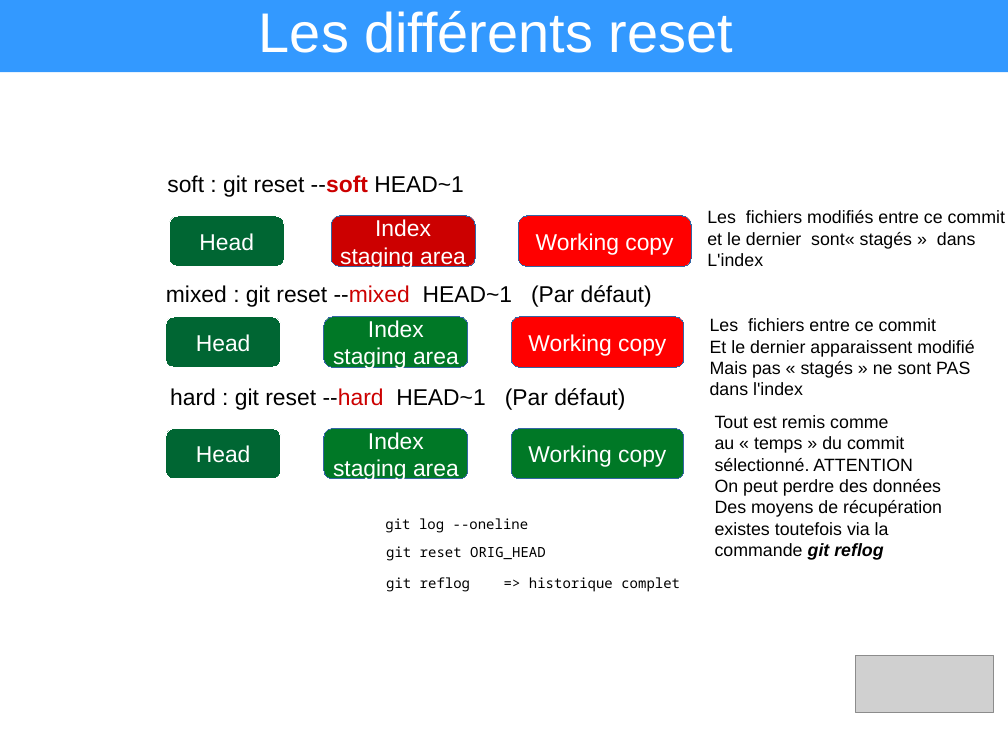
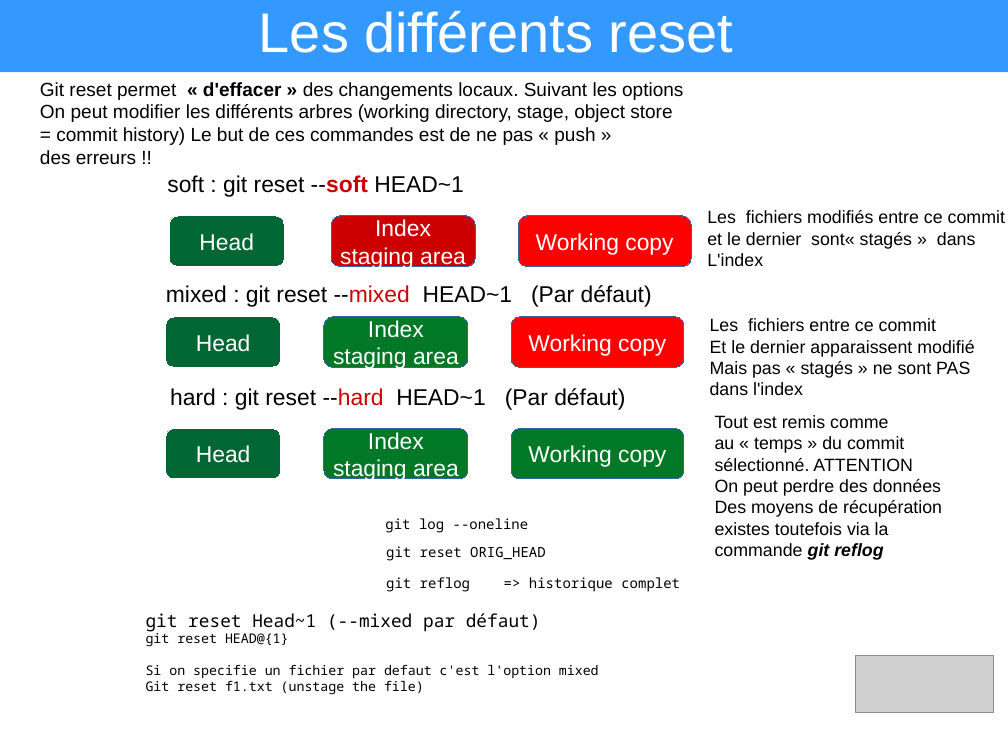
Before and after one commit to heylve/current, a slide deck: slide 18 of Presentations/git_explained.odp. Drawn at 1008x756 pixels with LibreOffice and Linux fonts; fonts in the diff are those of the drawing; grey boxes stand for pictures. Boxes give left, top, right and bottom in pixels: in the first picture for what was removed or moved away, otherwise in the second. Text is boxed around its words. In the diff, an @@ line names an element or a change of style, - is before the commit and + after.

```diff
--- a/Presentations/git_explained.odp
+++ b/Presentations/git_explained.odp
@@ text added at (40, 82, 683, 165), 15 pt, text #000000 @@
+Git reset permet « d'effacer » des changements locaux. Suivant les options
+On peut modifier les différents arbres (working directory, stage, object store
+= commit history) Le but de ces commandes est de ne pas « push »
+des erreurs !!
@@ text added at (146, 613, 599, 695), 10.5 pt, text #000000 @@
+git reset Head~1 (--mixed par défaut)
+git reset HEAD@{1}
+Si on specifie un fichier par defaut c'est l'option mixed
+Git reset f1.txt (unstage the file)
```
Also in this commit, not shown: 2 other slides changed, 33 other files.
